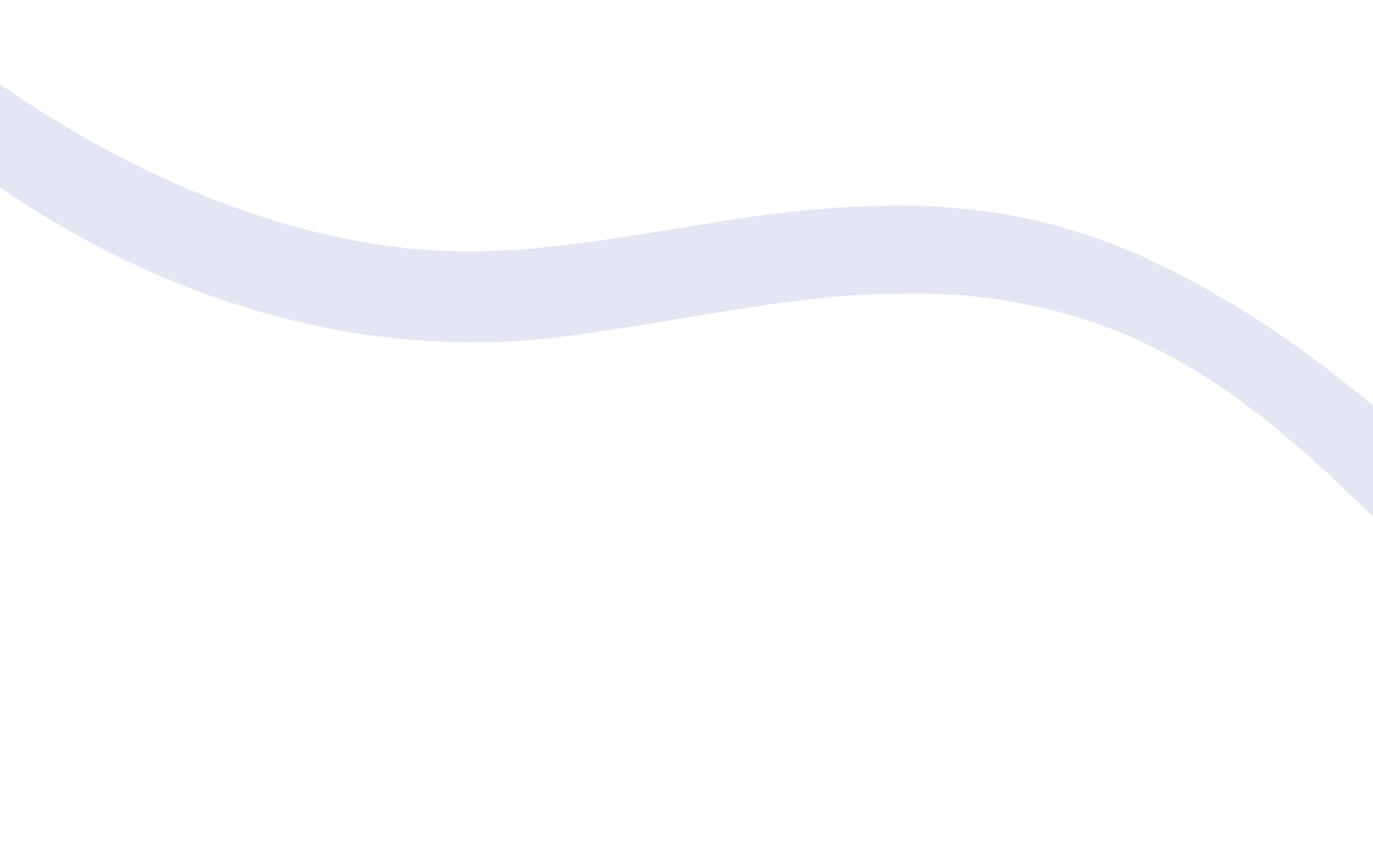
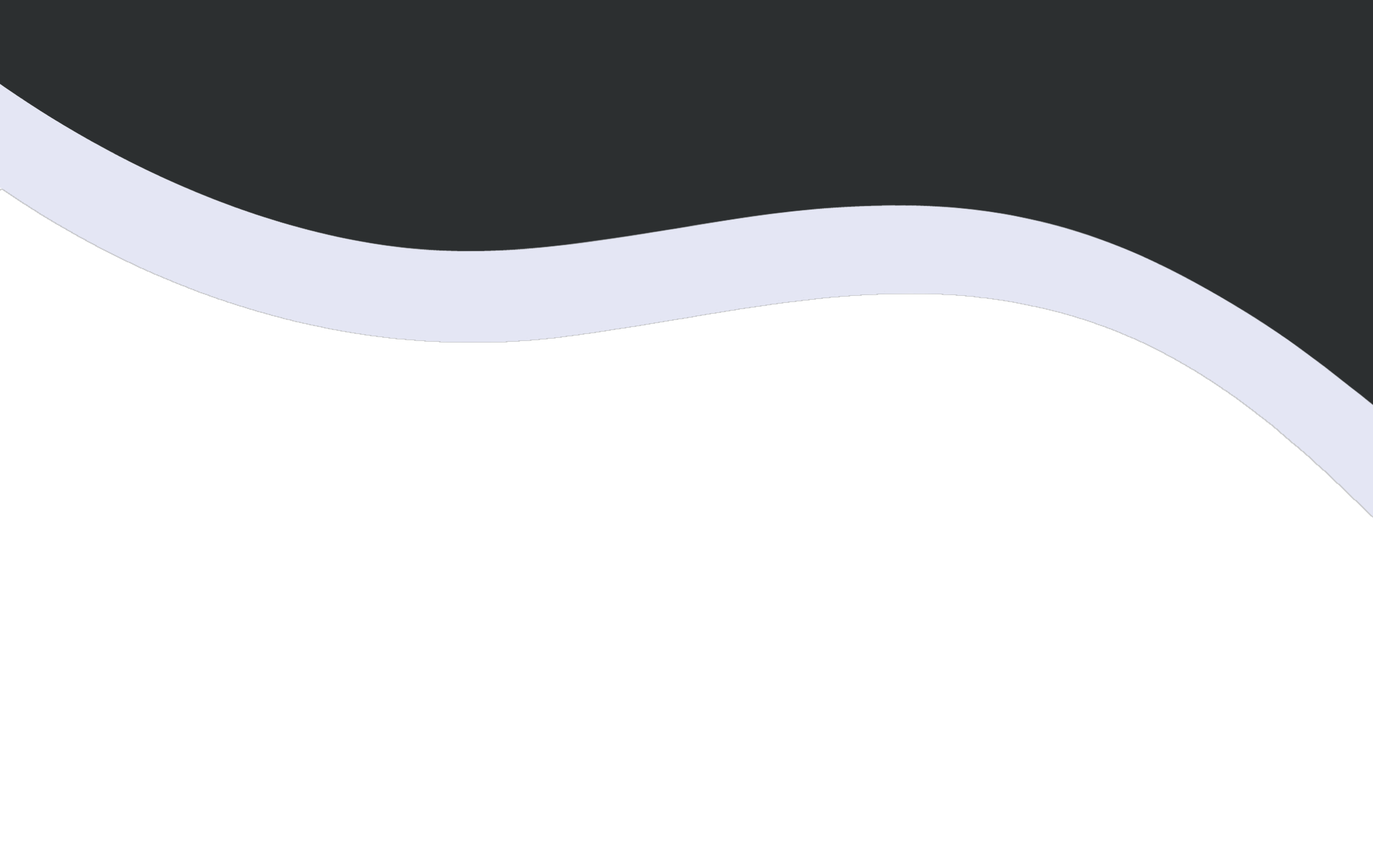
The second 1373 × 868 image is a revision of the first. Changes to its layers:
added layer "Layer 2 copy" above "Layer 2" over [0,0,1373,518]
hid "Layer 2" over [0,0,1373,518]
